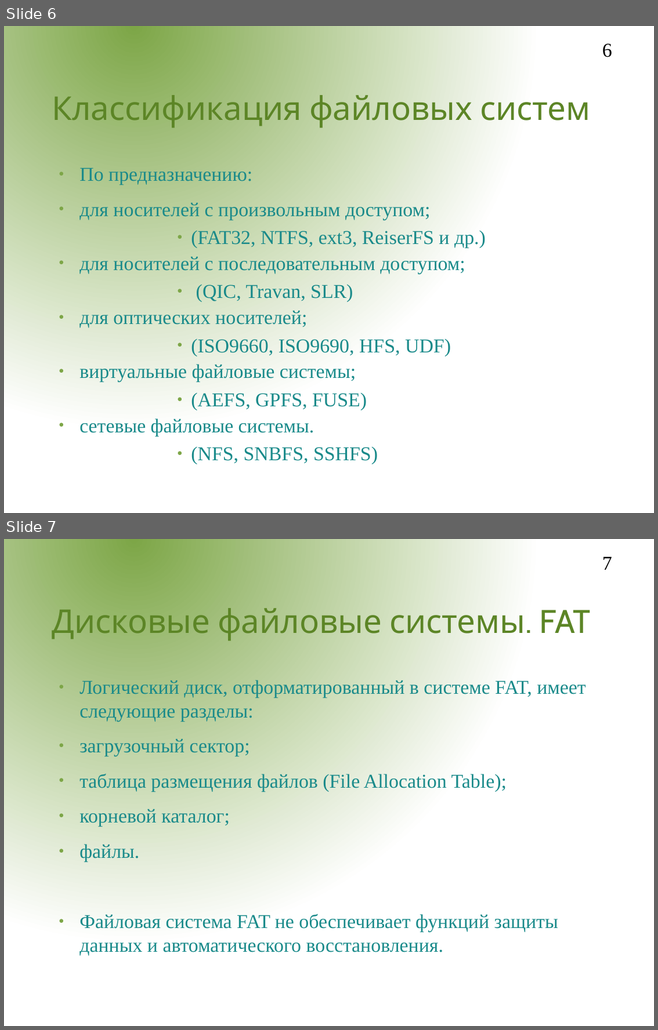
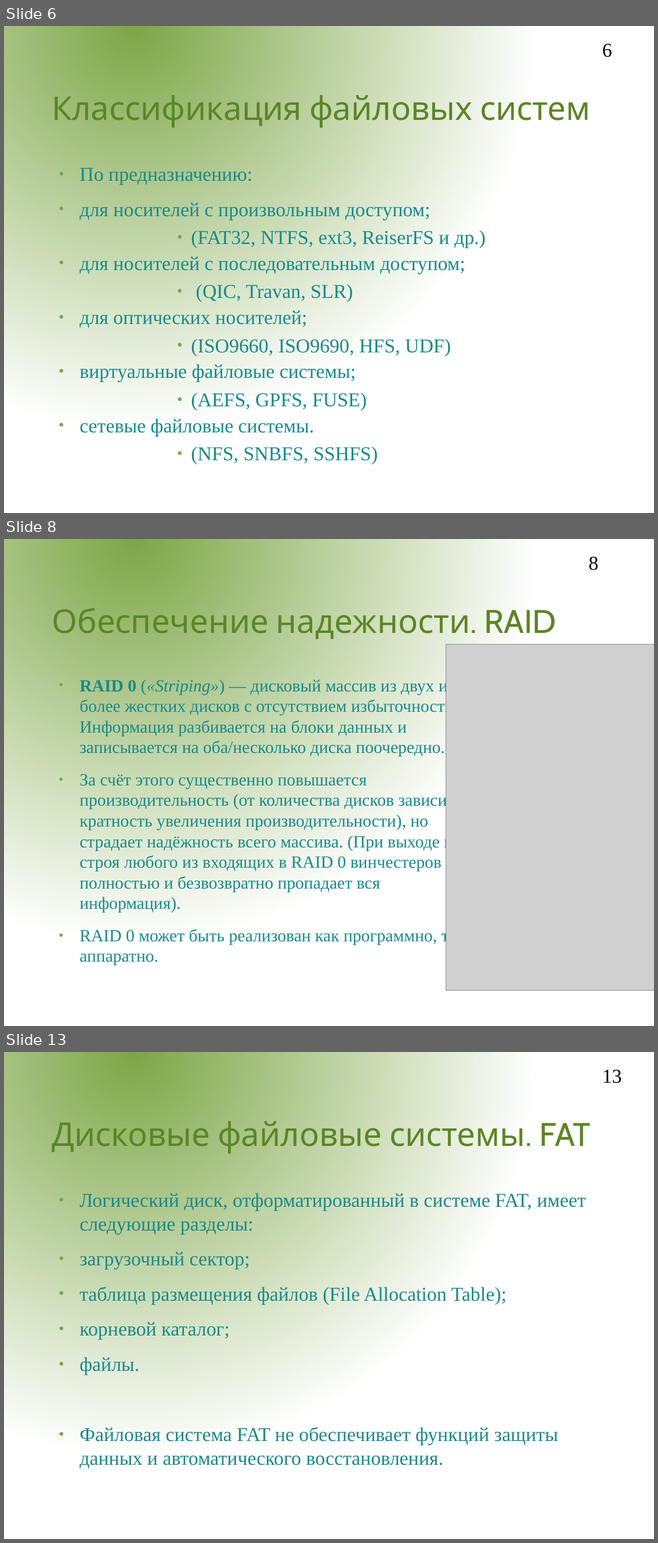
Before and after one commit to aeremenok/a-team-777, a slide deck: 9/st/presentations/file_sybsystem/fs.odp. Shown one above the other, each under a label of ours: slides 6 and 7 before the commit, slides 6, 8 and 13 after it; the slides between them are not shown. The pictures are 658x1030 and 658x1543 pixels, drawn with LibreOffice and Linux fonts; fonts in the diff are those of the drawing; grey boxes stand for pictures; background and template pictures are left out. Boxes give left, top, right and bottom in pixels: in the first picture for what was removed or moved away, otherwise in the second. Text is boxed around its words. In the diff, an @@ line names an element or a change of style, - is before the commit and + after.

Commit message:
СТ-П добавлены слайды по RAID

```diff
--- a/9/st/presentations/file_sybsystem/fs.odp
+++ b/9/st/presentations/file_sybsystem/fs.odp
@@ slide 8 added at (x1=4, y1=539, x2=654, y2=1026), background gradient #7DA647 to #FFFFFF @@
@@ page number added at (x1=588, y1=556, x2=598, y2=570), 24 pt, text #000000 @@
+8
@@ title added at (x1=52, y1=602, x2=556, y2=642), 40 pt, text #5C8526 @@
+Обеспечение надежности. RAID
@@ picture added at (x1=446, y1=645, x2=654, y2=991) @@
@@ text added at (x1=79, y1=678, x2=466, y2=966), 21 pt, text #198A8A @@
+● RAID 0 («Striping») — дисковый массив из двух или более жестких дисков с отсутствием избыточности. Информация разбивается на блоки данных и записывается на оба/несколько диска поочередно.
+● За счёт этого существенно повышается производительность (от количества дисков зависит кратность увеличения производительности), но страдает надёжность всего массива. (При выходе из строя любого из входящих в RAID 0 винчестеров полностью и безвозвратно пропадает вся информация).
+● RAID 0 может быть реализован как программно, так и аппаратно.
@@ what was slide 7 is now slide 13 @@
@@ page number at (x1=602, y1=1069, x2=622, y2=1083): text changed @@
-7
+13
```
Also in this commit, not shown: 1 slide changed, 5 other slides added.
